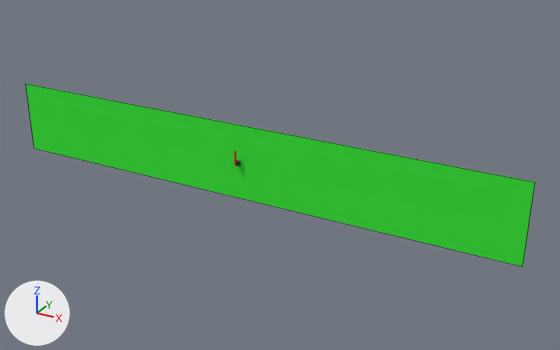
The Blender file redressement/redressement/redressement.blend: old version first, new version second.
The view is the same before and after, from a 50 mm lens placed at (67.9, -107.1, 53.4), pointed at (7.1, 3.5, -1.9). Lighting does not change. The marker at lower left points along +X, +Y and +Z. Mesh edges are drawn as thin lines on the coarser meshes.

The scene before the commit, as lines of its bpy script (objects in view):
```python
me_plane = bpy.data.meshes.new('Plane')
me_plane.from_pydata([(-50.6, 0.0, -7.1), (50.6, 0.0, -7.1), (-50.6, 0.0, 7.1), (50.6, 0.0, 7.1)], [], [(0, 1, 3, 2)])
me_plane.materials.append(mat_dammier)  # its picture is missing
ob_plane = bpy.data.objects.new('Plane', me_plane)
ob_plane.location = (0.0, 1.2, 0.0)
```
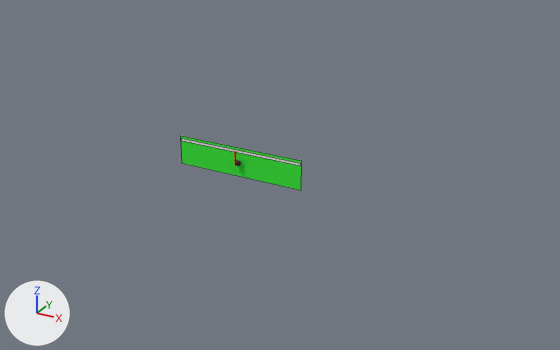
Changed parts and their boxes (x1, y1, x2, y2) in the pictures (560 x 350 px):
'Plane', reshaped (76% narrower, 70% shorter): before (26, 84, 535, 267); after (181, 136, 302, 190)
'Plane.001', added: after (182, 139, 301, 166)

The change, as a diff of the scene's bpy script:
```diff
--- a/redressement/redressement/redressement.blend.py
+++ b/redressement/redressement/redressement.blend.py
@@ mat_regle @@
+mat_regle = diffuse_material('regle')
+mat_regle.base_color = (0.8, 0.8, 0.8)  # white #e7e7e7
@@ me_plane @@
 me_plane.from_pydata(...)  # 4 vertices, 1 face; spans x -50.6..50.6, y 0.0, z -7.1..7.1
 # used by ob_plane; location = (0.0, 1.2, 0.0)
-me_plane.vertices[0].co = (-50.6, 0.0, -7.1)  # pixel (34, 148)
-me_plane.vertices[1].co = (50.6, 0.0, -7.1)  # pixel (522, 266)
-me_plane.vertices[2].co = (-50.6, 0.0, 7.1)  # pixel (25, 83)
-me_plane.vertices[3].co = (50.6, 0.0, 7.1)  # pixel (535, 182)
+# me_plane part 1
+me_plane.vertices[0].co = (-12.5, 0.0, -2.8)  # pixel (182, 163)
+me_plane.vertices[1].co = (12.5, 0.0, -2.8)  # pixel (301, 190)
+me_plane.vertices[2].co = (-12.5, 0.0, 2.8)  # pixel (180, 135)
+me_plane.vertices[3].co = (12.5, 0.0, 2.8)  # pixel (301, 160)
 me_plane.materials.append(mat_dammier)
@@ me_plane_001 @@
+me_plane_001.from_pydata([(-12.3, 0.0, -0.2), (12.3, 0.0, -0.2), (-12.3, 0.0, 0.2), (12.3, 0.0, 0.2)], [], [(0, 1, 3, 2)])
+me_plane_001.materials.append(mat_regle)  # its picture is missing
@@ ob_plane_001 @@
+ob_plane_001 = bpy.data.objects.new('Plane.001', me_plane_001)
+ob_plane_001.location = (0.0, 1.2, 2.0)
```
